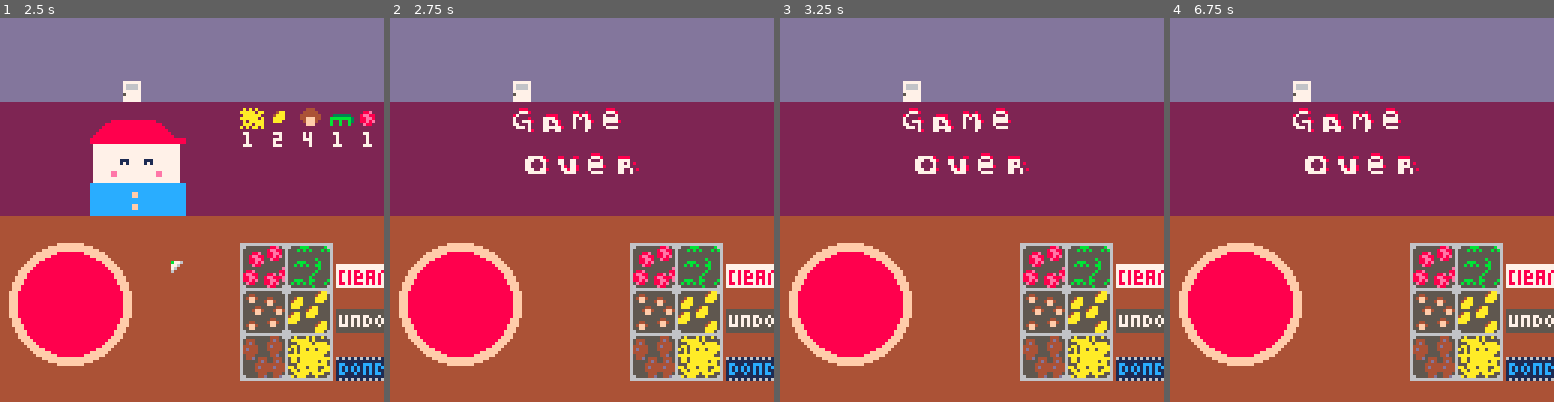
Above: before the commit, frames 1-4 (left to right).
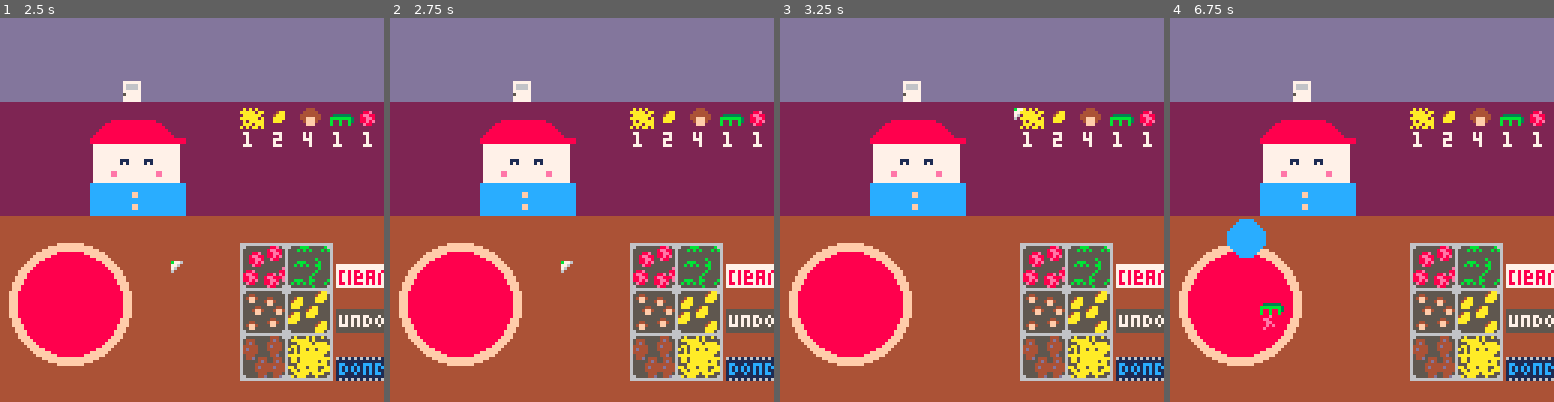
Above: after the commit, the same moments.

Repository: Cybrwire/pico8-tinkering
Game: PICO-8 cartridge pizza_shop.p8
Same seed, same stepped clock (60 frames per second), same inputs: the game is played once before the commit and once after it.
Inputs (mouse positions are in pixels of both pictures, inside the frame that each line leads up to):
- Up to frame 1 (2.5 s): click (280, 121) at 0.67 s; tap O (Z key) at 0.7, 1.7, 2.1 s; click (46, 267) at 1.22 s; click (107, 114) at 1.77 s; click (172, 259) at 2.32 s
- Up to frame 2 (2.75 s): tap O (Z key) at 2.5 s
- Up to frame 3 (3.25 s): click (1014, 106) at 2.87 s; tap O (Z key) at 2.9 s
- Up to frame 4 (6.75 s): tap O (Z key) every 0.4 s from 3.3 to 6.5 s; click (1465, 256) at 3.42 s; click (1231, 102) at 3.97 s; click (1292, 248) at 4.52 s; click (1354, 94) at 5.07 s; click (1419, 244) at 5.62 s; click (1481, 90) at 6.17 s; click (1246, 236) at 6.72 s

Frame 1 is identical in both runs. In frame 2, 7.4% of the frame differs, in the area x 23-98%, y 23-67%; in frame 3, 7.4%; in frame 4, 8.3%, in the area x 14-98%, y 23-82%.

Commit message:
updated: sprite: G in GAME OVER

Diff:
--- a/pizza_shop.p8
+++ b/pizza_shop.p8
@@ -7,7 +7,7 @@
 function _init()
 	poke(0x5f2d, 7)
 	game_state      = 'title'
-	close_time      = 54
+	close_time      = 540
 	title_crds      = {40,30}
 	c_speed         = 1
 	door            = {spr=1,x=40,y=20}
@@ -394,13 +394,13 @@
 00000000000000000000000000000000000000000000000000000000000000000000000000000000000000000770777008700770777007780770000000000000
 00000000000000000000000000000000000000000000000000000000000000000000000000000000000000000777770007700000077777700770000000000000
 00000000000000000000000000000000000000000000000000000000000000000000000000000000000000000008880000000000000000000088800000000000
-00000000000000000000000000000000000000000000000000000000000000000000000000000000000000000007778000000000088008000077780000000000
-00000000000000000000000000000000000000000000000000000000000000000000000000000000000000000870000000888800077877800700070000000000
-00000000000000000000000000000000000000000000000000000000000000000000000000000000000000000700008007777800070707800777770000000000
-00000000000000000000000000000000000000000000000000000000000000000000000000000000000000000700777807707780070007780777778000000000
-00000000000000000000000000000000000000000000000000000000000000000000000000000000000000000770007007700780070007700700000000000000
-00000000000000000000000000000000000000000000000000000000000000000000000000000000000000000077707007777778070007700077770000000000
-00000000000000000000000000000000000000000000000000000000000000000000000000000000000000000000007807700770000007000000000000000000
+000000000000000000000000000000000000000000000000000000000000000000000000000000000000000000a7778000000000088008000077780000000000
+00000000000000000000000000000000000000000000000000000000000000000000000000000000000000000800000000888800077877800700070000000000
+0000000000000000000000000000000000000000000000000000000000000000000000000000000000000000a700008007777800070707800777770000000000
+0000000000000000000000000000000000000000000000000000000000000000000000000000000000000000a700777807707780070007780777778000000000
+0000000000000000000000000000000000000000000000000000000000000000000000000000000000000000a700007007700780070007700700000000000000
+00000000000000000000000000000000000000000000000000000000000000000000000000000000000000000a00007007777778070007700077770000000000
+000000000000000000000000000000000000000000000000000000000000000000000000000000000000000000aaa07807700770000007000000000000000000
 00000000000000000000000000000000000000000000000000000000000000000000000000000000000000000000000000000000008880000000000000000000
 00000000000000000000000000000000000000000000000000000000000000000000000000000000000000000777778008800088007778000888800000000000
 00000000000000000000000000000000000000000000000000000000000000000000000000000000000000007770077807700770070007000777700000000000
